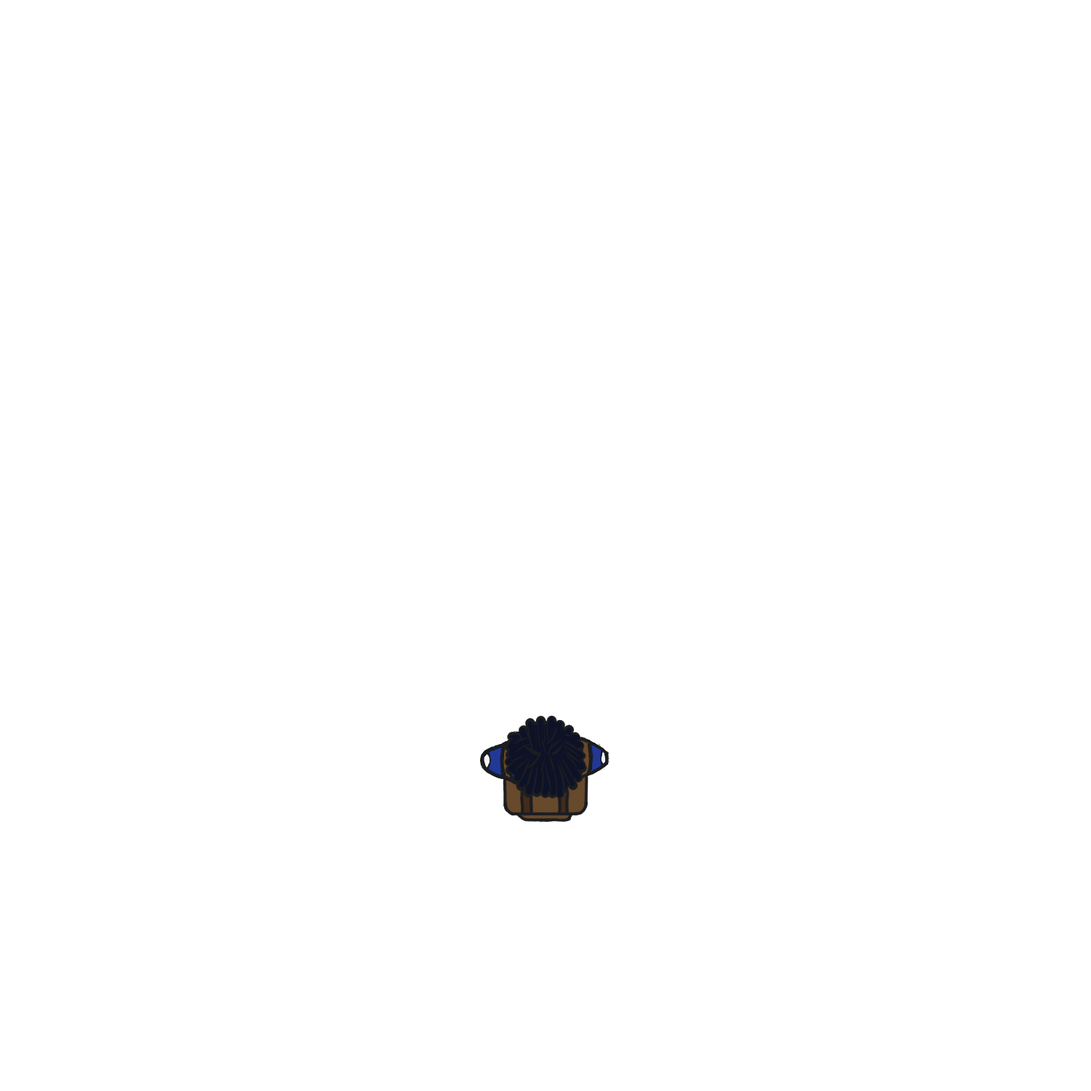
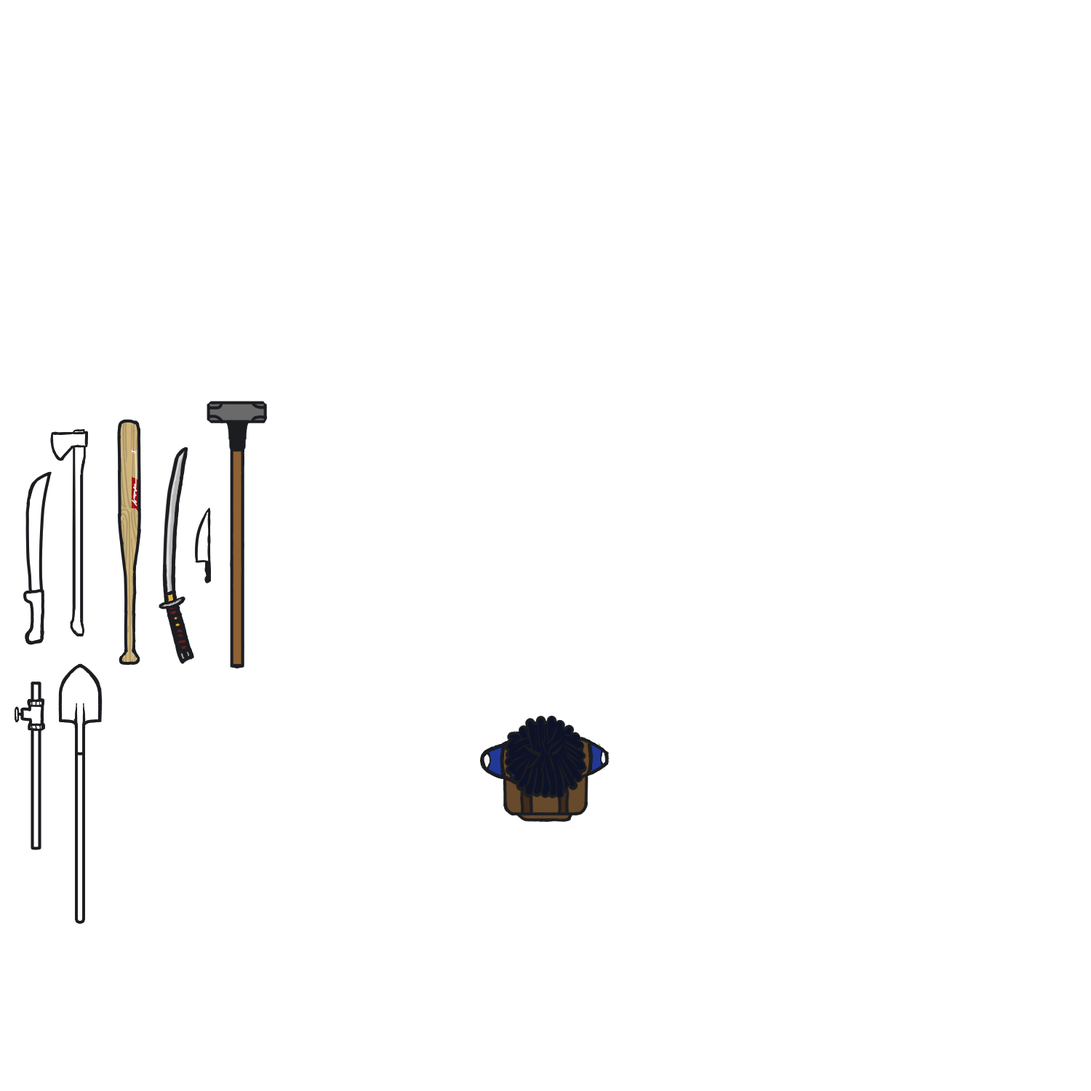
The second 1091x1091 image is a revision of the first. Changes to its layers:
showed group "Items" (18 layers) over [14, 400, 268, 925]
painted on "Pipe" over [14, 400, 268, 925]
painted on "Knife" over [23, 400, 268, 632]
painted on "Axe" over [23, 429, 102, 702]
